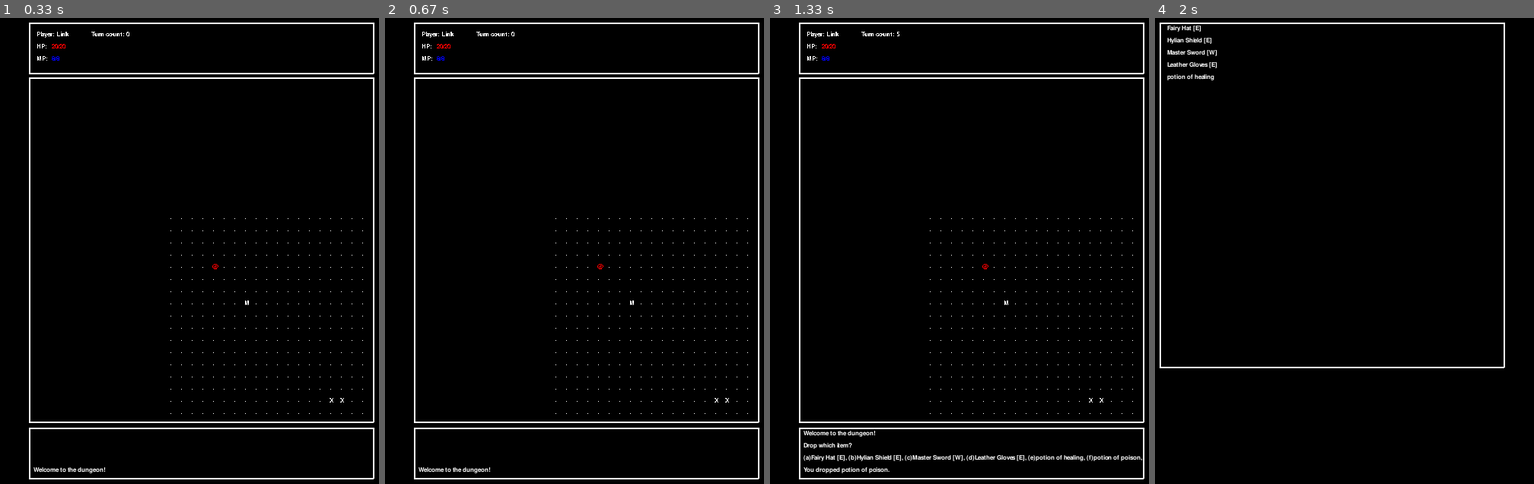
Above: before the commit, frames 1-4 (left to right).
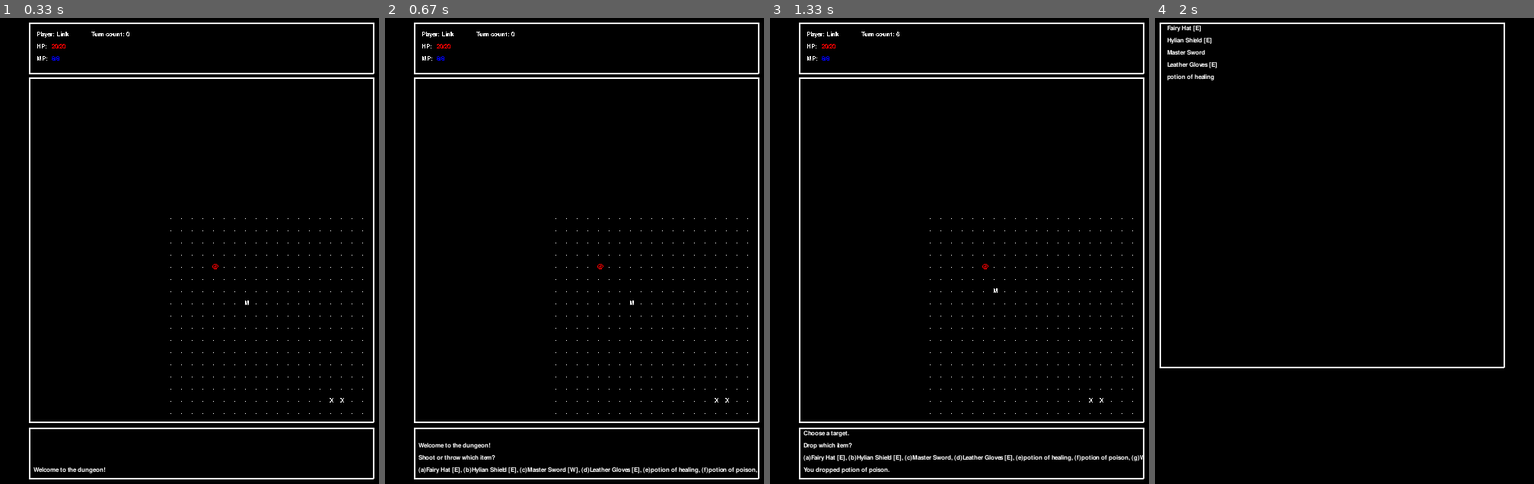
Above: after the commit, the same moments.

Repository: brandr/Roguelike_Python
Game: pygame game, started from gamelauncher.py
The game is run twice, just before and just after one commit, with the same random seed, the same clock (stepped at 60 frames per second) and the same inputs.
Inputs:
- Up to frame 1 (0.33 s): no input
- Up to frame 2 (0.67 s): tap F at 0.33 s
- Up to frame 3 (1.33 s): tap C at 0.67 s; hold Right from 1 s (still down); hold D from 1 s (still down); tap F at 1.07 s; tap B at 1.15 s
- Up to frame 4 (2 s): tap F at 1.37, 1.57, 1.9 s; release Right at 1.47 s; release D at 1.47 s; hold Up 1.5-1.8 s; hold Right from 1.83 s (still down); hold D from 1.83 s (still down); tap I at 1.98 s

Frame 1 is identical in both runs. In frame 2, 0.9% of the frame differs, in the area x 8-99%, y 91-98%; in frame 3, 0.6%; in frame 4, less than 0.1%.

Commit message:
set up the player's ability to be prompted to fire an item by pressing f

Diff:
--- a/maingamecontrols.py
+++ b/maingamecontrols.py
@@ -91,6 +91,13 @@
 		"""
 		self.player.begin_player_equip_item()
 
+	def fire_item(self, key):
+		""" mgc.fire_item( str ) -> None
+
+		Tells the player to try to throw or shoot some item.
+		"""
+		self.player.begin_player_fire_item()
+
 	def quaff_item(self, key):
 		""" mgc.quaff_item( str ) -> None
 
@@ -100,6 +107,7 @@
 
 drop_item = MainGameControls.drop_item
 drop_item_multiple = MainGameControls.drop_item_multiple
+fire_item = MainGameControls.fire_item
 equip_item = MainGameControls.equip_item
 move = MainGameControls.move_input
 open_player_inventory_screen = MainGameControls.open_player_inventory_screen
@@ -129,8 +137,9 @@
 	'D':drop_item_multiple,
 	'w':wield_item,
 	'W':equip_item,
+	'f':fire_item,
 
-	# cosumables
+	# consumables
 
 	'q':quaff_item
 }
--- a/player.py
+++ b/player.py
@@ -164,8 +164,6 @@
 		"""
 		pass
 
-		# pick up items
-
 	def take_damage(self, damage):
 		""" p.take_damage( int ) -> None
 
@@ -175,6 +173,53 @@
 		if(not self.action_queue.empty()):
 			self.send_event("Continue " + self.get_current_action() + " while under attack (y/n/q)?")
 			self.screen_manager.switch_to_ynq_controls(self.decide_next_turn, self.clear_action_queue,  self.clear_action_queue, None, self)
+
+		# throw or shoot items
+
+	def begin_player_fire_item(self):
+		""" p.begin_player_fire_item( ) -> None
+
+		The player attemps to throw or shoot something.
+		"""
+		if(self.inventory.empty()):
+			self.send_event("You have no items to throw.")
+			return
+		self.throw_item_prompt()
+
+	def throw_item_prompt(self):
+		""" p.throw_item_prompt( ) -> None
+
+		The player is prompted to throw or shoot something.
+		"""
+		self.send_event("Shoot or throw which item?")
+		item_list = self.inventory.item_select_list()
+		self.screen_manager.switch_to_select_list_controls(item_list, self, self.attempt_fire_item)
+
+	def attempt_fire_item(self, item):
+		""" p.attempt_fire_item( Item ) -> None
+
+		The player attemps to throw or shoot the given item.
+		"""
+		if(item.equipped):
+			self.send_event("You must unequip that before throwing it.")
+			return
+		if(item.wielded):
+			unwield_delay = 1 #TEMP
+			self.execute_player_action(self.unwield_current_item, None, unwield_delay)
+			self.enqueue_player_action(self.attempt_fire_item, item, 0)
+			return
+		self.fire_item_target_prompt(item)
+
+	def fire_item_target_prompt(self, item):
+		""" p.fire_item_target_prompt( Item ) -> None
+
+		Prompt the player to choose a target for a fired item.
+		"""
+		self.send_event("Choose a target.")
+		#self.screen_manager.switch_to_target_controls(args args args) #TODO
+		#TODO: swwitch to target controls
+
+		# pick up items
 
 	def begin_pick_up_item(self):
 		""" p.begin_pick_up_item( ) -> None
@@ -253,6 +298,9 @@
 		if(item.wielded):
 			unwield_delay = 1 #TEMP
 			self.execute_player_action(self.unwield_current_item, None, unwield_delay)
+			drop_item_delay = 1 #TEMP
+			self.enqueue_player_action(self.drop_item, item, drop_item_delay)
+			return
 		drop_item_delay = 1 #TEMP
 		self.execute_player_action(self.drop_item, item, drop_item_delay)
 
